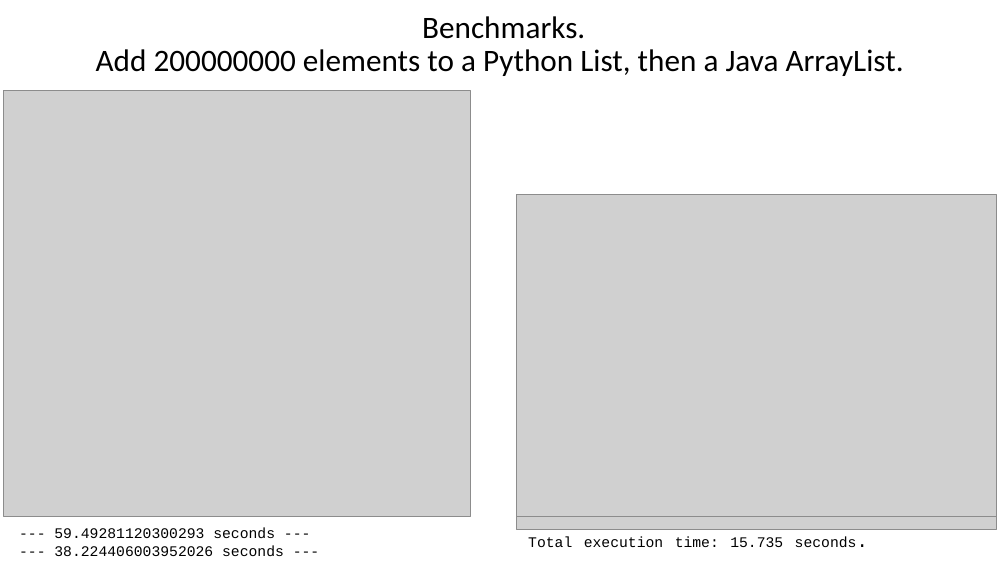
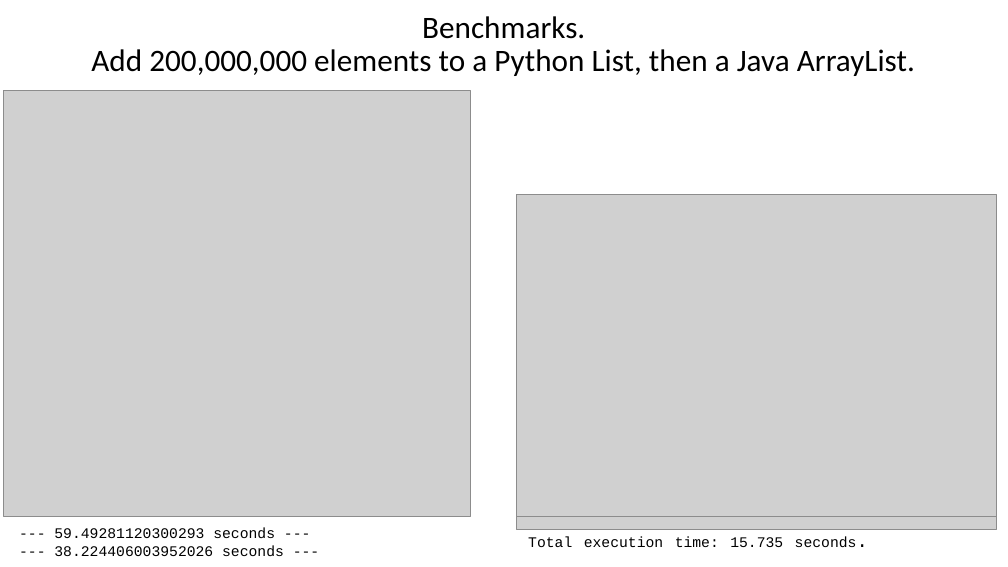
Before and after one commit to nicomp42/CCSCMidwest2021Tutorial, a slide deck: slide 36 of CCSC-MW Fall 2021.pptx (slide 34 before the commit). Drawn at 1008x567 pixels with LibreOffice and Linux fonts; fonts in the diff are those of the drawing; grey boxes stand for pictures. Boxes give left, top, right and bottom in pixels: in the first picture for what was removed or moved away, otherwise in the second. Text is boxed around its words. In the diff, an @@ line names an element or a change of style, - is before the commit and + after.

```diff
--- a/CCSC-MW Fall 2021.pptx
+++ b/CCSC-MW Fall 2021.pptx
@@ title at (91,16,915,76): text changed @@
-Benchmarks.
-Add 200000000 elements to a Python List, then a Java ArrayList.
+Benchmarks.
+Add 200,000,000 elements to a Python List, then a Java ArrayList.
```
Also in this commit, not shown: 5 other slides changed, 3 slides added, 1 other file.
